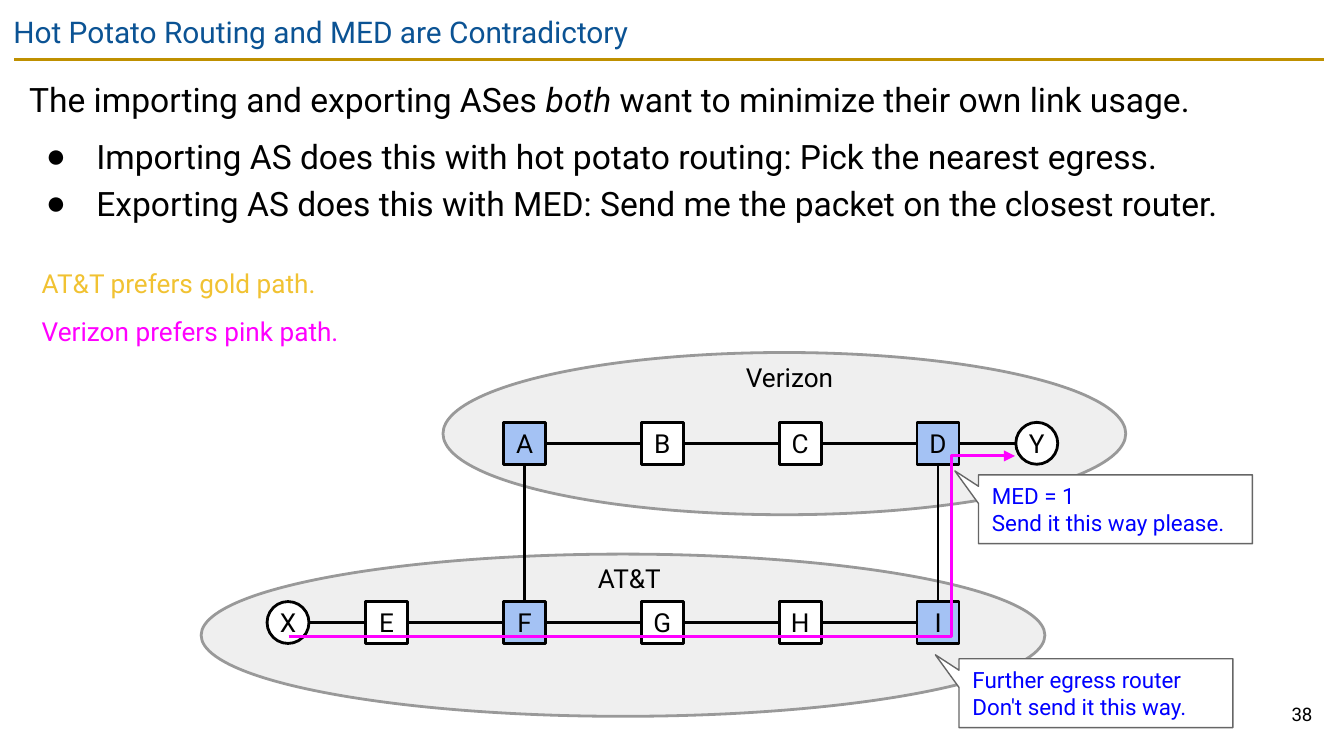
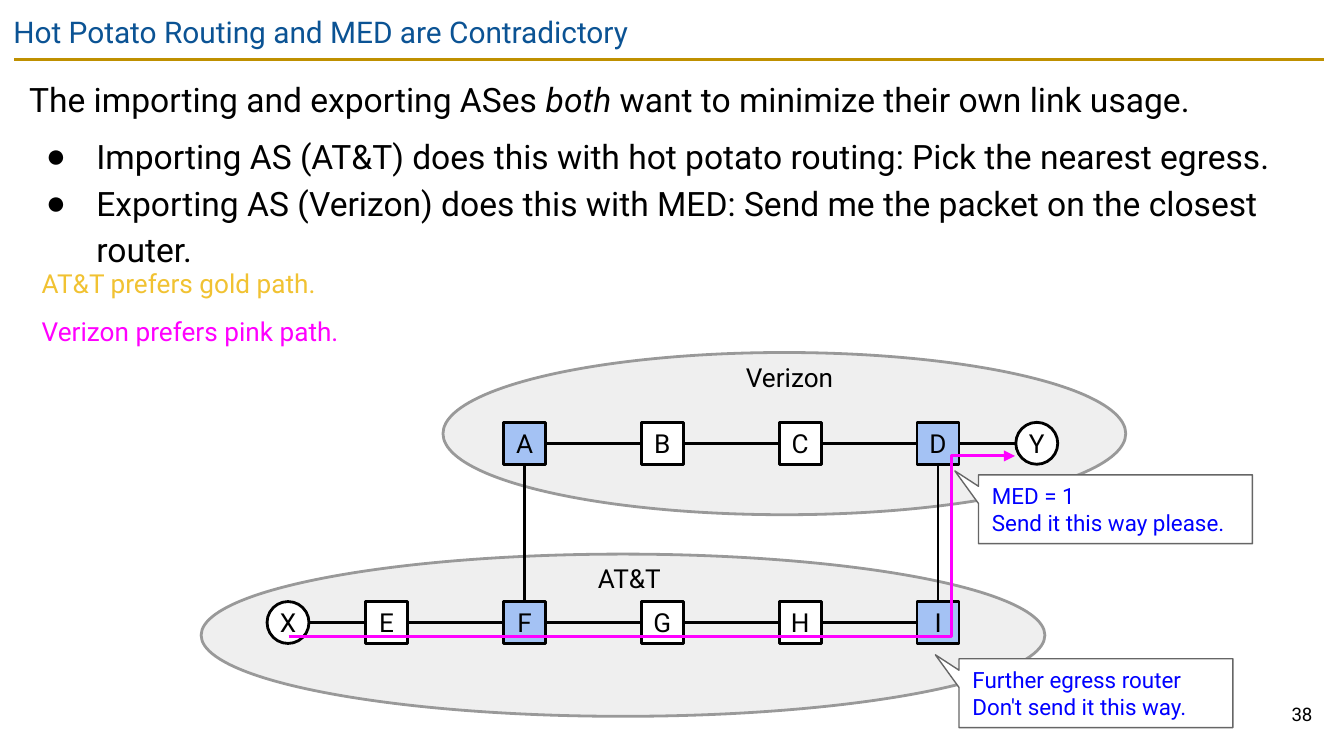
Before and after one commit to guhofstra/CSC175Sp26, a slide deck: slide 38 of PPTs/Lecture 9 - BGP Implementation and IP Header.pptx. Drawn at 1344x756 pixels with LibreOffice and Linux fonts; fonts in the diff are those of the drawing. Boxes give left, top, right and bottom in pixels: in the first picture for what was removed or moved away, otherwise in the second. Text is boxed around its words. In the diff, an @@ line names an element or a change of style, - is before the commit and + after.

```diff
--- a/PPTs/Lecture 9 - BGP Implementation and IP Header.pptx
+++ b/PPTs/Lecture 9 - BGP Implementation and IP Header.pptx
@@ text at box(96, 142, 1269, 263): text changed @@
-● Importing AS does this with hot potato routing: Pick the nearest egress.
-● Exporting AS does this with MED: Send me the packet on the closest router.
+● Importing AS (AT&T) does this with hot potato routing: Pick the nearest egress.
+● Exporting AS (Verizon) does this with MED: Send me the packet on the closest router.
```
Also in this commit, not shown: 4 other slides changed, 1 other file.
